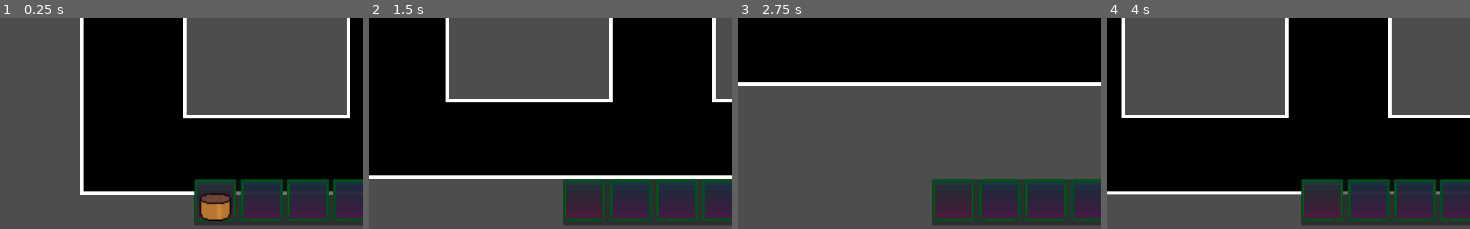
Above: before the commit, frames 1-4 (left to right).
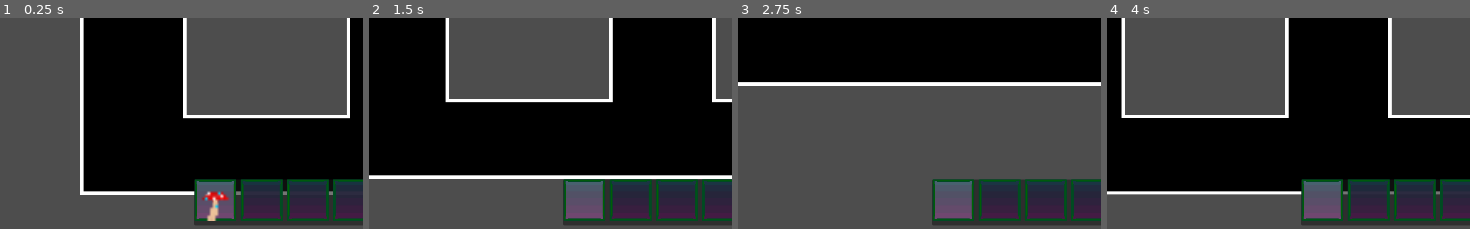
Above: after the commit, the same moments.

Repository: Magical-Schedule/magical-schedule
Game: Godot game, scene res://scenes/dev/playground.tscn
Same seed, same stepped clock (60 frames per second), same inputs: the game is played once before the commit and once after it.
Inputs (mouse positions are % of the whole screen's width and height, from its top left):
- Up to frame 1 (0.25 s): no input
- Up to frame 2 (1.5 s): tap Enter at 0.5 s; move the mouse to (30, 92) at 0.52 s; hold D (move_right) 0.53-1.28 s; click (30, 92) at 0.67 s; move the mouse to (36, 92) at 1.27 s; hold S (move_down) from 1.28 s (still down); click (36, 92) at 1.42 s
- Up to frame 3 (2.75 s): move the mouse to (42, 92) at 2.02 s; release S (move_down) at 2.03 s; hold D (move_right) from 2.03 s (still down); click (42, 92) at 2.17 s
- Up to frame 4 (4 s): move the mouse to (49, 92) at 2.77 s; release D (move_right) at 2.78 s; hold W (move_up) 2.78-3.53 s; click (49, 92) at 2.92 s; move the mouse to (55, 92) at 3.52 s; hold A (move_left) from 3.53 s (still down); click (55, 92) at 3.67 s
The pictures show only the part of the screen within x 0-50%, y 49-99%; the shares and areas given below are measured in that part.

The runs differ from the first frame. In frame 1, 1.8% of the frame differs, in the area x 54-65%, y 77-97%; in frame 2, 1.8%; in frame 3, 1.8%; in frame 4, 1.8%.

Commit message:
Updated item structure
Updated item structure to better suit future developent

Diff:
--- a/scripts/item-system/inventory/InventoryData.gd
+++ b/scripts/item-system/inventory/InventoryData.gd
@@ -2,6 +2,7 @@
 class_name InventoryData
 
 @export var slots: Array[SlotData] = []
+@export var active_slot_index: int = 0
 
 func save_inventory():
 	ResourceSaver.save(self, "user://inventory_save.tres")
--- a/scripts/item-system/inventory/InventorySlot.tscn
+++ b/scripts/item-system/inventory/InventorySlot.tscn
@@ -19,7 +19,6 @@
 [node name="SelectionFrame" type="ColorRect" parent="."]
 visible = false
 layout_mode = 2
-color = Color(0.25940907, 0.14740574, 0.0029876442, 1)
 
 [node name="TextureRect2" type="TextureRect" parent="."]
 layout_mode = 2
--- a/scripts/item-system/inventory/InventoryUI.gd
+++ b/scripts/item-system/inventory/InventoryUI.gd
@@ -9,13 +9,14 @@
 
 
 var inventory_data: InventoryData
-var active_slot_index: int = 0
+
 
 func _ready():
 	print("creating inventory")
 	inventory_data = InventoryData.load_or_create()
 	inv_panel.visible = false
 	hotbar_panel.visible = true
+	var active_slot_index = inventory_data.active_slot_index
 	add_item(load("res://scripts/items/Define/mushroom.tres"))
 	populate_grids()
 #naredi inventory
@@ -74,10 +75,10 @@
 		for i in range(hotbar_grid.get_child_count()):
 			var slot = hotbar_grid.get_child(i)
 			# set_highlight mora biti definiran v InventorySlot.gd
-			slot.set_highlight(i == active_slot_index)
+			slot.set_highlight(i == inventory_data.active_slot_index)
 
 func change_active_slot(direction: int):
 	# wrapi(trenutna_vrednost, min, max)
 	# Hotbar ima 9 slotov (indeksi 0 do 8)
-	active_slot_index = wrapi(active_slot_index + direction, 0, 9)
+	inventory_data.active_slot_index = wrapi(inventory_data.active_slot_index + direction, 0, 9)
 	update_hotbar_visuals()
--- a/scripts/item-system/inventory/ItemData.gd
+++ b/scripts/item-system/inventory/ItemData.gd
@@ -3,4 +3,6 @@
 
 @export var name: String = "New Item"
 @export var stackable: bool = true
-@export var icon: Texture2D # Used as a placeholder since you have no sprites
+@export var icon: Texture2D
+@export var placable: bool
+@export var plantable: bool
--- a/scripts/items/Define/mushroom.tres
+++ b/scripts/items/Define/mushroom.tres
@@ -1,10 +1,11 @@
 [gd_resource type="Resource" script_class="ItemData" load_steps=3 format=3 uid="uid://c1e7hxdotdt8r"]
 
-[ext_resource type="Texture2D" uid="uid://b1nysixmtg7s6" path="res://assets/plants/pots/dry_pot.png" id="1_g1g6t"]
+[ext_resource type="Texture2D" uid="uid://bs8s263t2ihji" path="res://assets/plants/inventory_items/mushroom_item.png" id="1_g1g6t"]
 [ext_resource type="Script" uid="uid://cn14bkb8rllvo" path="res://scripts/item-system/inventory/ItemData.gd" id="1_rkfhs"]
 
 [resource]
 script = ExtResource("1_rkfhs")
 name = "Mushroom"
 icon = ExtResource("1_g1g6t")
+plantable = true
 metadata/_custom_type_script = "uid://cn14bkb8rllvo"
--- /dev/null
+++ b/scripts/items/Define/mushroom_seed.tres
@@ -0,0 +1,10 @@
+[gd_resource type="Resource" script_class="ItemData" load_steps=3 format=3 uid="uid://dku403rj7p3yh"]
+
+[ext_resource type="Texture2D" uid="uid://cwilcrnv7obmq" path="res://assets/plants/inventory_items/mushroom_seed.png" id="1_yopi6"]
+[ext_resource type="Script" uid="uid://cn14bkb8rllvo" path="res://scripts/item-system/inventory/ItemData.gd" id="2_d77le"]
+
+[resource]
+script = ExtResource("2_d77le")
+name = "mushroom_seed"
+icon = ExtResource("1_yopi6")
+plantable = true
Not shown, added: assets/Piskel projects/Tiles/TilesTemplate.png.import
Not shown, added: assets/UI and logos/High res/Backpack_slot.png.import
Not shown, added: assets/UI and logos/High res/ButtonBorder.png.import
Not shown, added: assets/UI and logos/High res/Expanding textbox asset.png.import
Not shown, added: assets/UI and logos/High res/Hotbar_slot.png.import
Not shown, added: assets/UI and logos/High res/Icon.png.import
Not shown, added: assets/UI and logos/High res/InventoryBG.png.import
Not shown, added: assets/UI and logos/High res/MenuBackground.png.import
Not shown, added: assets/UI and logos/High res/Selected_backpack.png.import
Not shown, added: assets/UI and logos/High res/Selected_hotbar.png.import
Not shown, added: assets/UI and logos/High res/logo.png.import
Not shown, added: assets/UI and logos/Low res/ButtonBorder_low.png.import
(and 16 more such lines)
